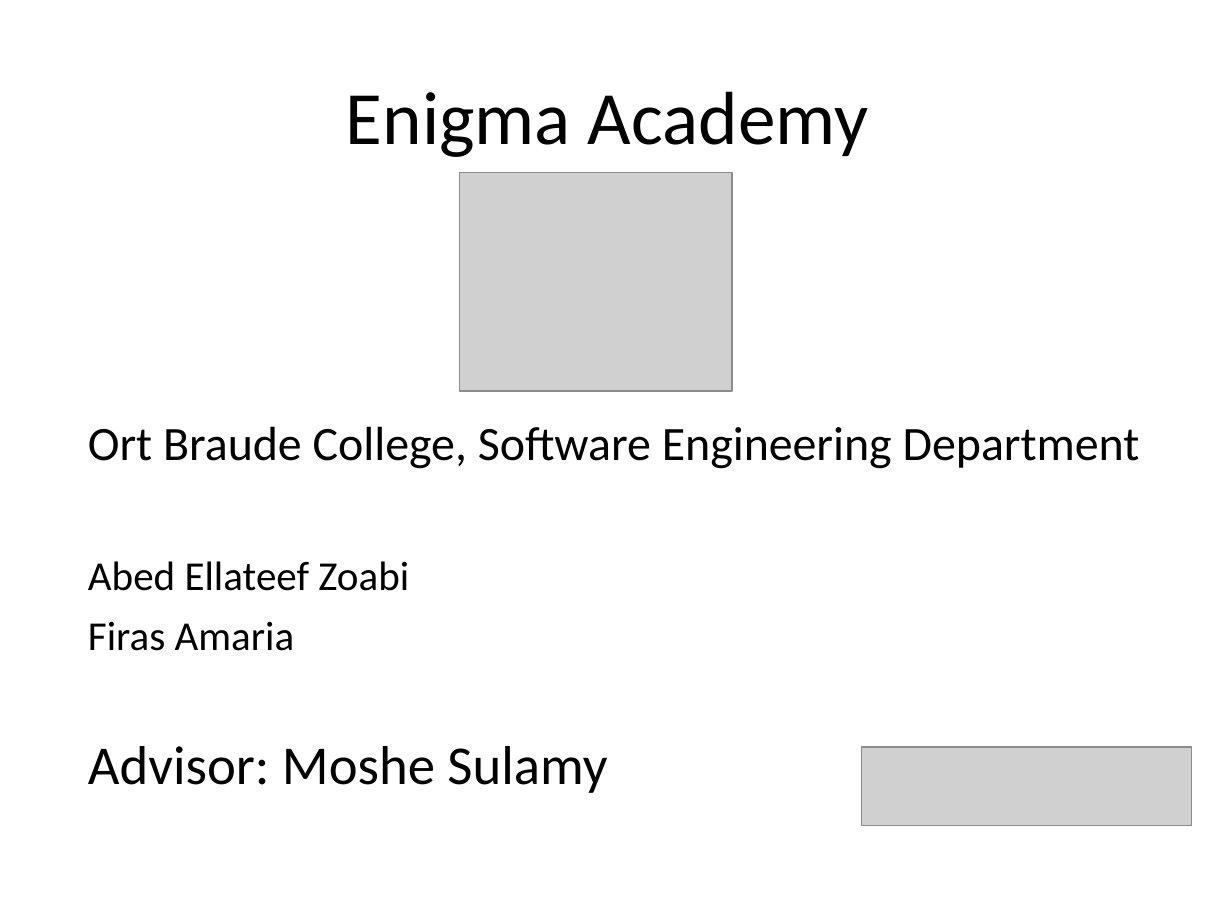
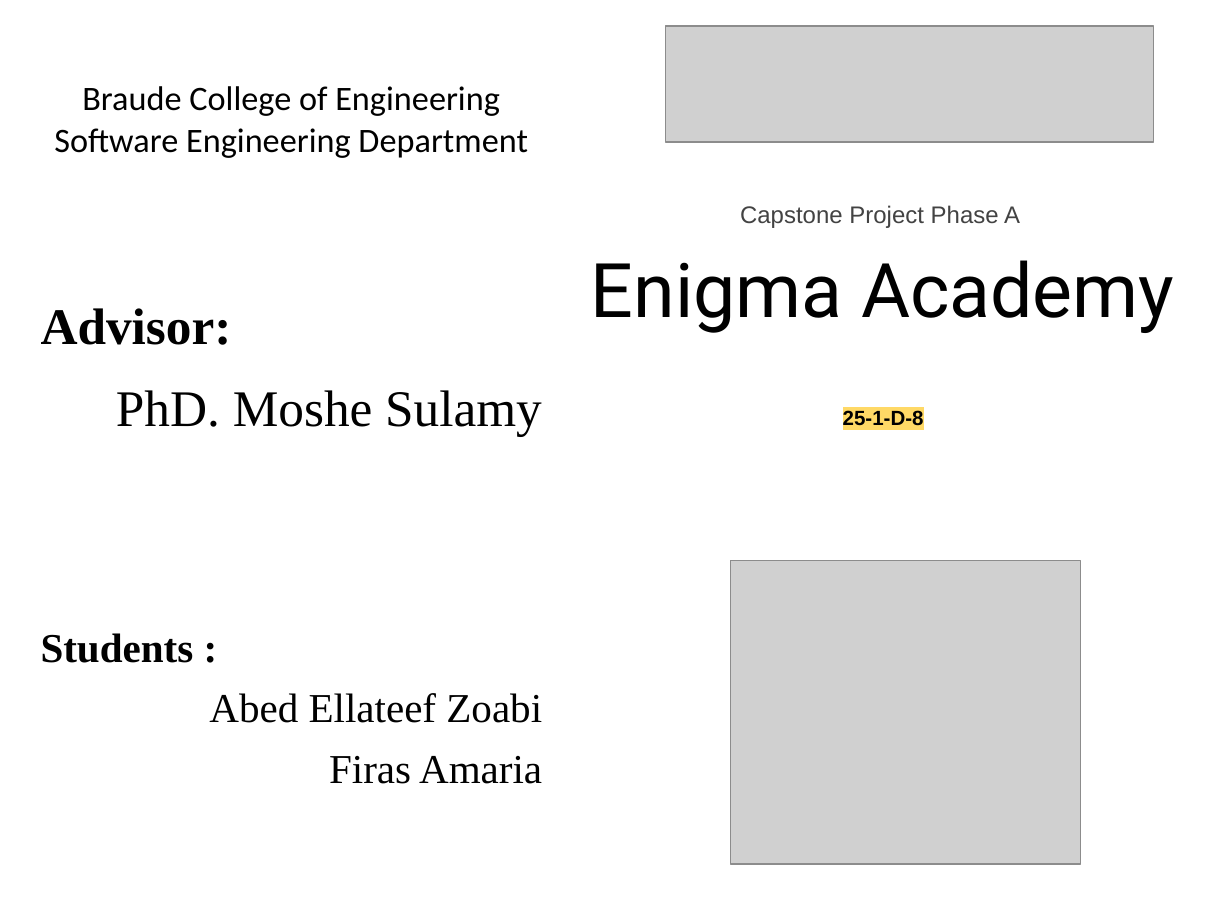
Before and after one commit to Firas-amaria/FinalProject-CryptoGame, a slide deck: slide 1 of enigma_academy_presentation.pptx. Drawn at 1232x924 pixels with LibreOffice and Linux fonts; fonts in the diff are those of the drawing; grey boxes stand for pictures. Boxes give left, top, right and bottom in pixels: in the first picture for what was removed or moved away, otherwise in the second. Text is boxed around its words. In the diff, an @@ line names an element or a change of style, - is before the commit and + after.

```diff
--- a/enigma_academy_presentation.pptx
+++ b/enigma_academy_presentation.pptx
@@ picture: place and size @@
-picture at (861,747,1191,825)
+picture at (665,26,1153,142)
@@ text "Braude College of Engineering Software ...": place and size @@
-text "Braude College of Engineering Software ..." at (88,426,1140,793)
+text "Braude College of Engineering Software ..." at (41,86,542,784)
@@ text at (41,86,542,663): text changed; size 28 to 20 pt @@
-Ort Braude College, Software Engineering Department
+Braude College of Engineering Software Engineering Department
+Advisor:
+PhD. Moshe Sulamy
+Students :
@@ title removed at (346,91,869,157) @@
-Enigma Academy
@@ text added at (591,205,1174,426), 14 pt, text #434343 @@
+Capstone Project Phase A
+Enigma Academy
+25-1-D-8
@@ picture: place and size @@
-picture at (460,172,732,391)
+picture at (731,561,1080,864)
@@ text at (209,693,542,784): font Calibri to Times New Roman in "Abed Ellateef Zoabi", "Firas Amaria"; alignment left to right @@
@@ text at (88,746,607,793): paragraph removed @@
-Advisor: Moshe Sulamy
```
Also in this commit, not shown: 10 other slides changed, 18 slides added, 2 slides removed.
